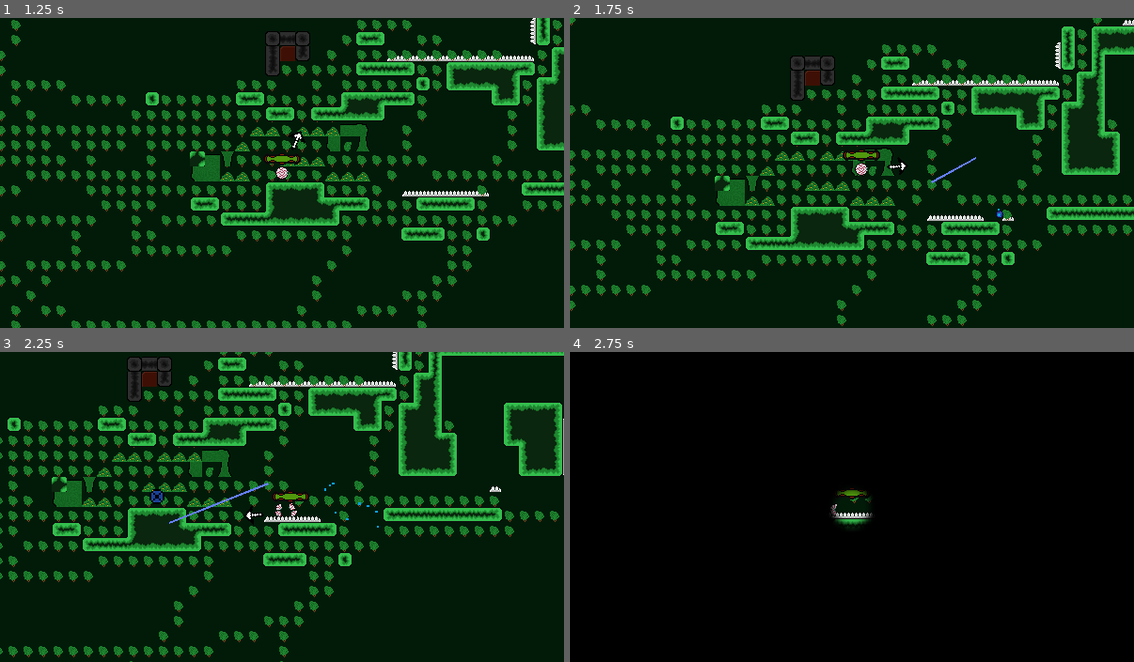
Above: before the commit, frames 1-4 (two rows, left to right).
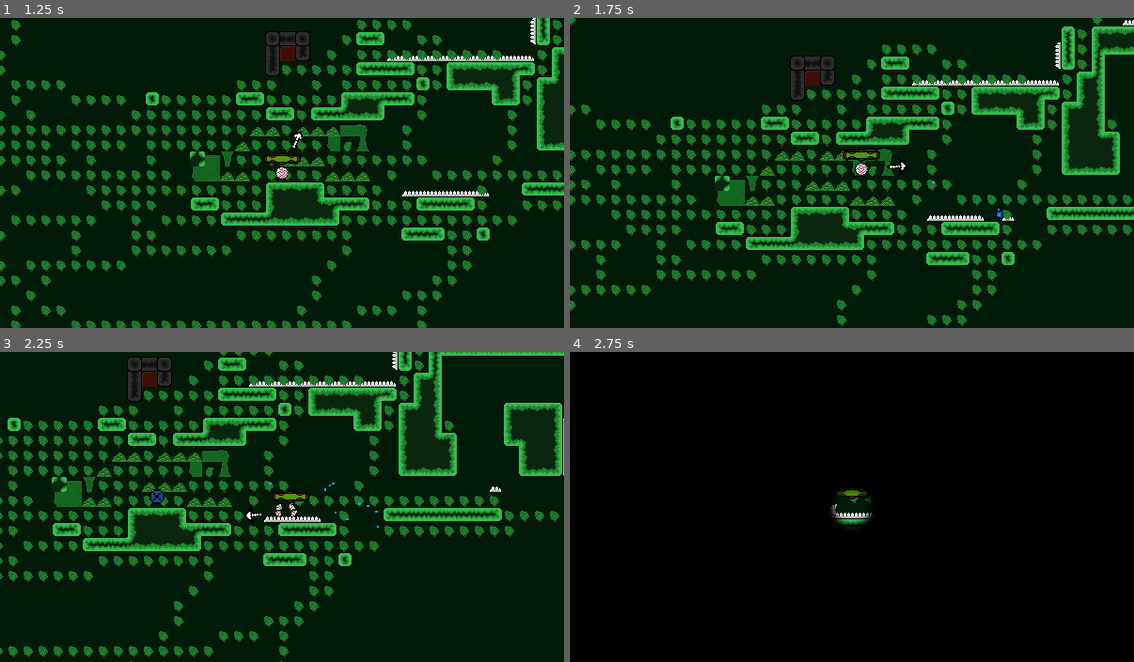
Above: after the commit, the same moments.

Repository: epimetheusgames/EyeSore
Game: Godot game, scene res://MainMenu.tscn
Two runs of this game, one before a commit and one after it. Both use one fixed random seed, a clock stepped at 60 frames per second and the inputs below.
Inputs (mouse positions are in pixels of both pictures, inside the frame that each line leads up to):
- Up to frame 1 (1.25 s): click (293, 142) at 0.5 s
- Up to frame 2 (1.75 s): tap Enter (ui_accept) at 1.25 s; move the mouse to (976, 157) at 1.27 s; hold D (movement_right) from 1.28 s (still down); click (976, 157) at 1.35 s; tap Space (movement_jump) at 1.52 s
- Up to frame 3 (2.25 s): keep holding D (movement_right); move the mouse to (169, 522) at 2.02 s; right-click (169, 522) at 2.1 s
- Up to frame 4 (2.75 s): keep holding D (movement_right); tap Space (movement_jump) at 2.27 s

Frame 1 is identical in both runs. In frame 2, less than 0.1% of the frame differs, in the area x 64-72%, y 44-54%; in frame 3, 0.1%, in the area x 30-49%, y 42-56%; in frame 4, nothing differs.

Commit message:
Fixed wires some more, one more thing to fix tho

Diff:
--- a/OGPC_Project_Native_Directory/Wire.gd
+++ b/OGPC_Project_Native_Directory/Wire.gd
@@ -18,6 +18,10 @@
 	elif side2_pressed:
 		move_button_and_line_to_mouse($Side2, 1)
 
+	if not is_mouse_pressed():
+		side1_pressed = false
+		side2_pressed = false
+
 func _on_Side1_button_down():
 	side1_pressed = true
 
